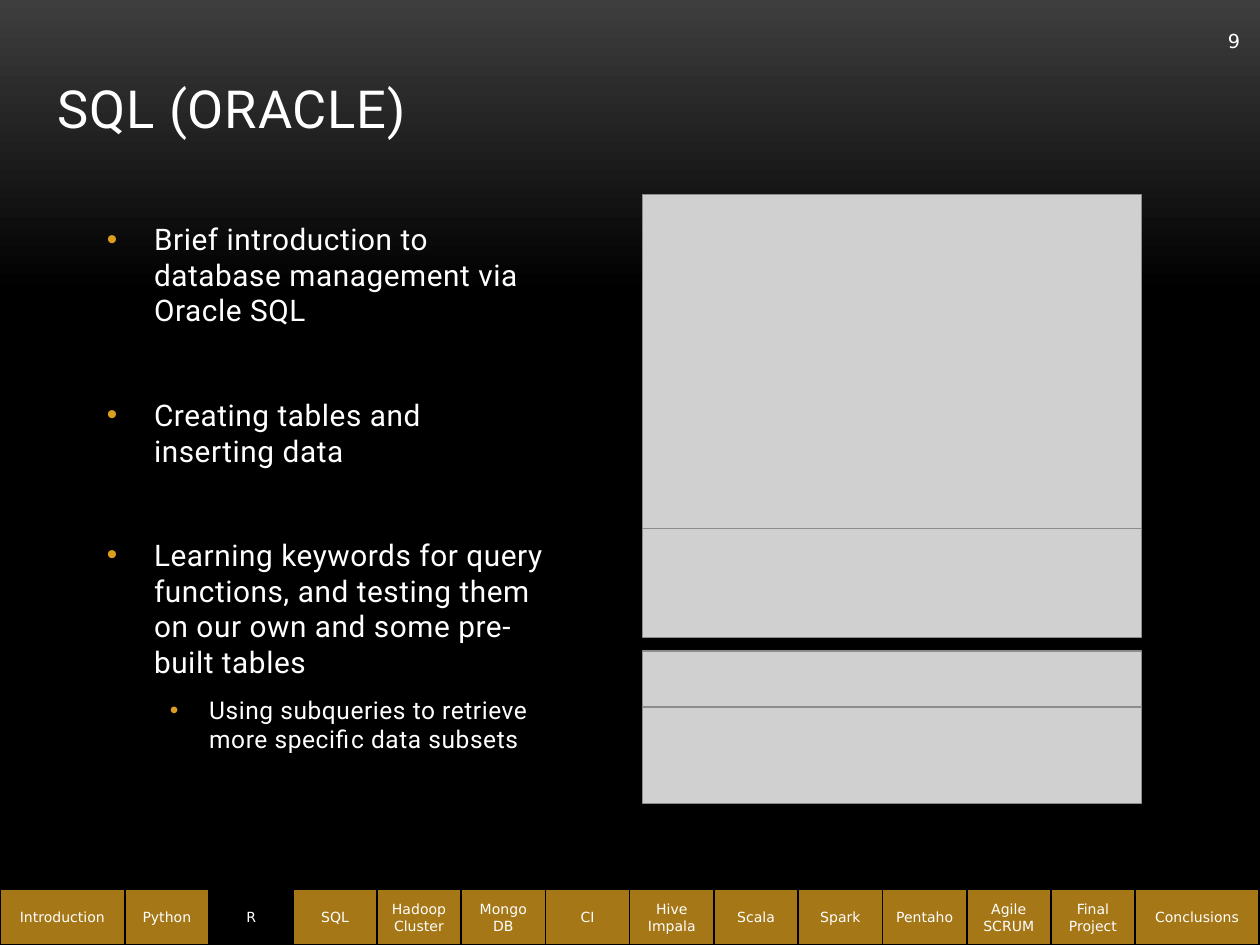
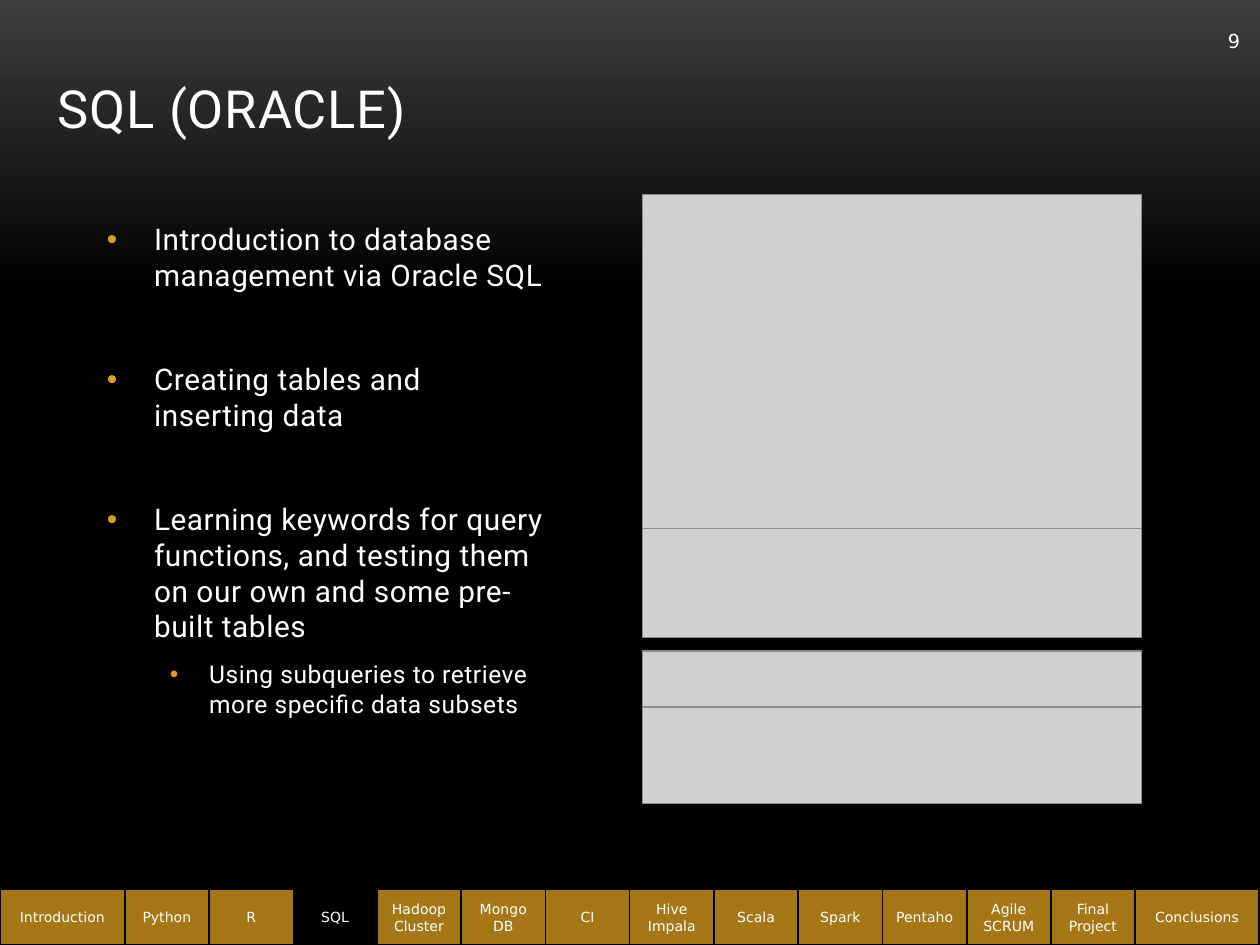
Before and after one commit to abe1ge/teletubbiesQAC, a slide deck: slide 9 of FinalPresentation.pptx. Drawn at 1260x945 pixels with LibreOffice and Linux fonts; fonts in the diff are those of the drawing; grey boxes stand for pictures; background and template pictures are left out. Boxes give left, top, right and bottom in pixels: in the first picture for what was removed or moved away, otherwise in the second. Text is boxed around its words. In the diff, an @@ line names an element or a change of style, - is before the commit and + after.

```diff
--- a/FinalPresentation.pptx
+++ b/FinalPresentation.pptx
@@ text at [154, 227, 541, 293]: text changed @@
-• Brief introduction to database management via Oracle SQL
+• Introduction to database management via Oracle SQL
@@ rectangle "R" at [209, 890, 294, 945]: fill #000000 to none @@
@@ rectangle "SQL" at [294, 890, 377, 945]: fill none to #000000 @@
```
Also in this commit, not shown: 10 other slides changed, 4 slides added.
